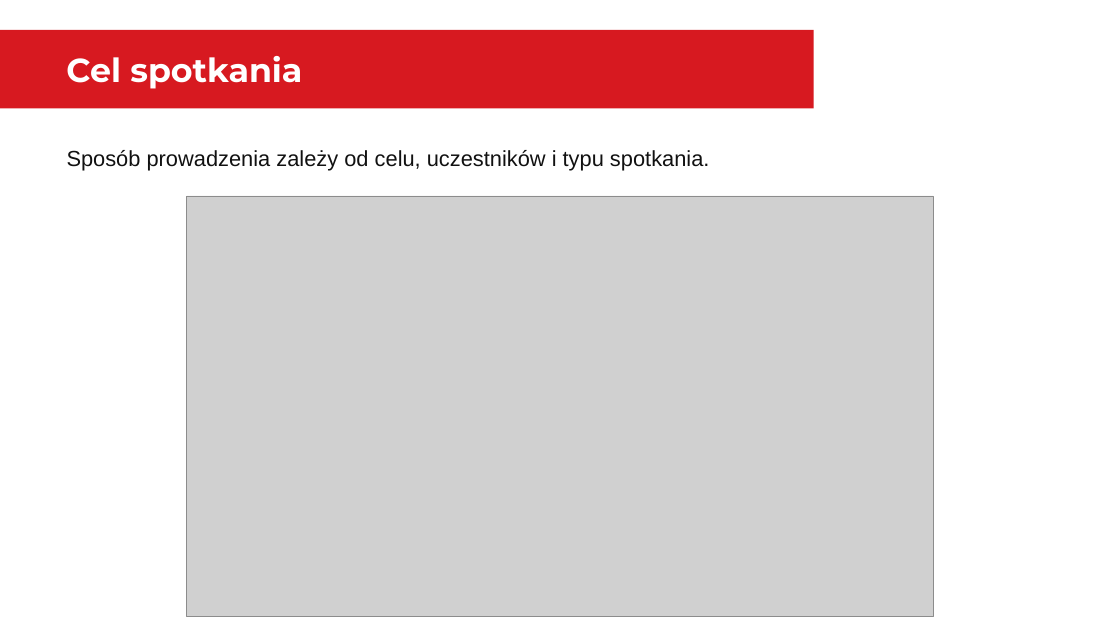
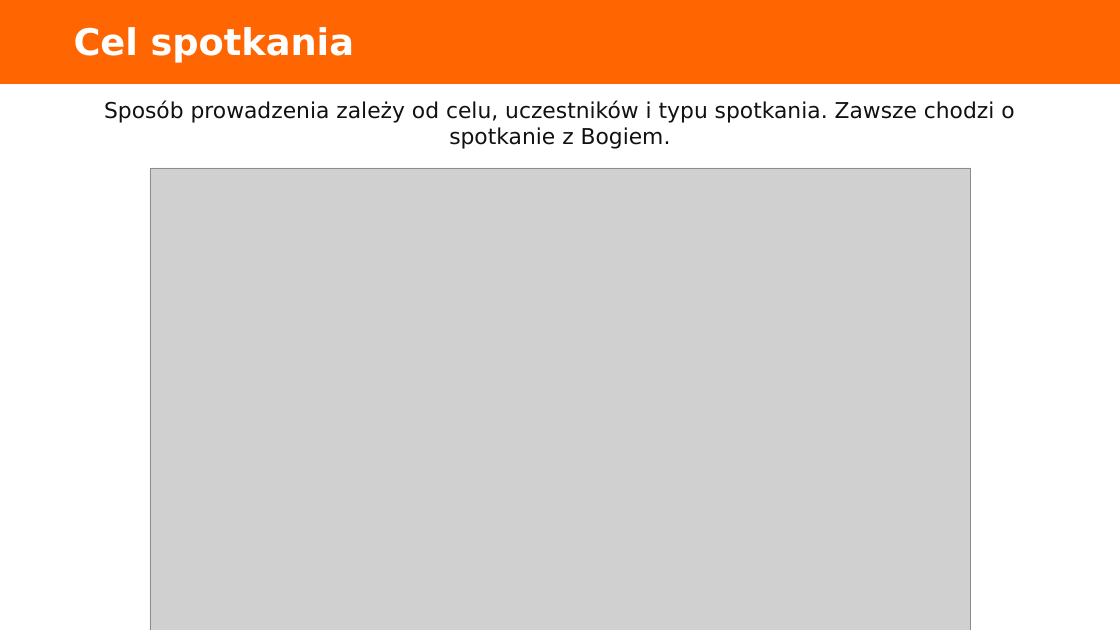
Before and after one commit to folkien/teachings, a slide deck: slide 2 of issue_kurs_kamch_lubecko/6.prowadzenie-modlitwy-wspolnotowej/dyrektorium_2017_prowadzenie-modlitwy-wspolnotowej_prezentacja.pptx (slide 1 before the commit). Drawn at 1120x630 pixels with LibreOffice and Linux fonts; fonts in the diff are those of the drawing; grey boxes stand for pictures. Boxes give left, top, right and bottom in pixels: in the first picture for what was removed or moved away, otherwise in the second. Text is boxed around its words. In the diff, an @@ line names an element or a change of style, - is before the commit and + after.

```diff
--- a/issue_kurs_kamch_lubecko/6.prowadzenie-modlitwy-wspolnotowej/dyrektorium_2017_prowadzenie-modlitwy-wspolnotowej_prezentacja.pptx
+++ b/issue_kurs_kamch_lubecko/6.prowadzenie-modlitwy-wspolnotowej/dyrektorium_2017_prowadzenie-modlitwy-wspolnotowej_prezentacja.pptx
@@ rectangle added at (0, 0, 1120, 84), fill #FF6500, outline #FF6500 0 pt @@
@@ text "Cel spotkania": place and size @@
-text "Cel spotkania" at (0, 29, 814, 108)
+text "Cel spotkania" at (74, 27, 354, 63)
@@ text "Cel spotkania" at (74, 27, 354, 63): size 28.5 to 31.5 pt, font Montserrat to DejaVu Sans; vertical alignment middle to top; fill #D71920 to none @@
@@ text at (104, 100, 1014, 149): text changed; font Arial to DejaVu Sans @@
-Sposób prowadzenia zależy od celu, uczestników i typu spotkania.
+Sposób prowadzenia zależy od celu, uczestników i typu spotkania. Zawsze chodzi o spotkanie z Bogiem.
@@ picture: place and size @@
-picture at (187, 196, 933, 616)
+picture at (150, 168, 971, 630)
```
Also in this commit, not shown: 5 other slides changed, 4 slides added, 2 slides removed, 37 other files.
